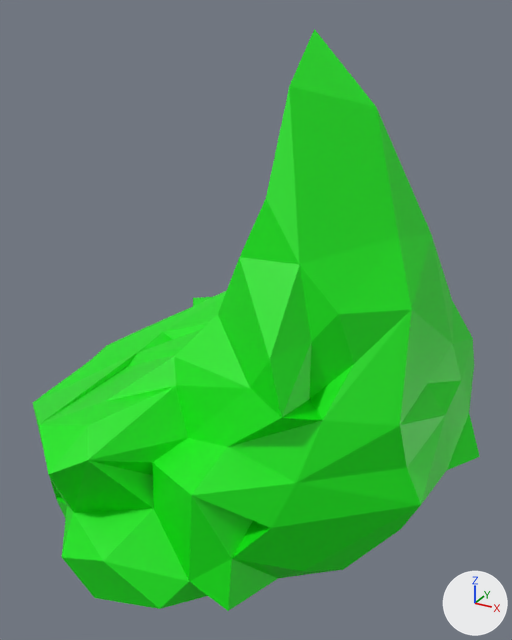
What one commit did to the glTF model public/glb/meteor_green_flow_shard_01.glb.
The view is the same before and after, from a camera (50 mm lens) standing at (1.72, -3.16, 1.42) and looking at (0.02, -0.06, -0.13). Arrows for +X, +Y and +Z are at lower right; the lights stay in place. The first picture is the older version. Where no turn or scale is listed for an object, it has been applied to the vertices.
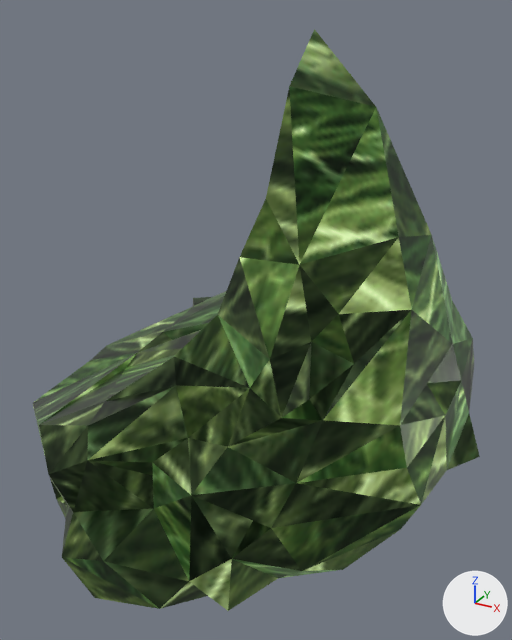
What the commit changed:
Picture 'texture_meteor_green_01' (img_texture_meteor_green_01) is new.
Material 'Materiał.001' (mat_materiał_001) is new.
Uses the picture img_texture_meteor_green_01.
me_mesh1_033 has 144 vertices, 284 faces and spans x -1.2..1.21, y -1.31..1.31, z -1.32..1.33.
me_mesh1_033 no longer uses material mat_materiał_047 (green #00e704).
me_mesh1_033 gains material mat_materiał_001.

Where the change shows, as pixel boxes (x1, y1, x2, y2) in the pictures (512 x 640 px):
'Mesh1.0', recoloured (darker)
    both: (33, 29, 480, 611)
